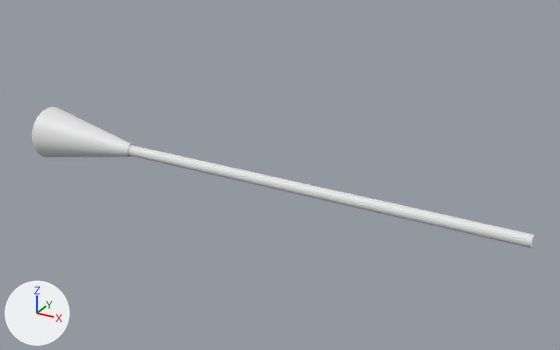
An edit to the Blender file Witches/Broom.blend, drawn before and after from the same camera.
Rendered twice from a 50 mm camera at (5.56, -10.39, 5.36) aimed at (-0.28, 0.24, 0.05). The lights are fixed; the arrows at lower left show +X, +Y and +Z.

Names of what the first picture shows: 'rod', '円柱'.
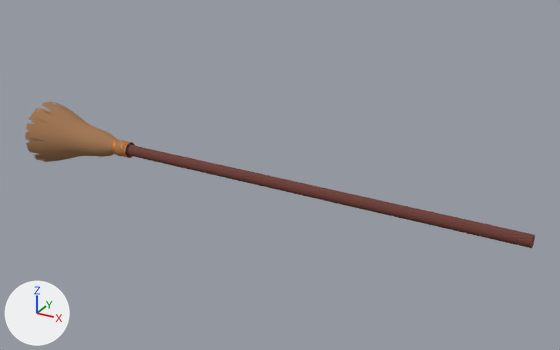
Commit message: Create base broom

Edits to the bpy script that builds the scene:
```text
Add mat_hair:
    mat_hair = principled_material('Hair')
    mat_hair.base_color = (0.375, 0.191, 0.0872)  # brown #a57953
    mat_hair.roughness = 1.0
Add mat_rod:
    mat_rod = principled_material('rod')
    mat_rod.base_color = (0.155, 0.0463, 0.0352)  # brown #6e3d35
    mat_rod.roughness = 1.0
Add mat_ring:
    mat_ring = principled_material('Ring')
    mat_ring.base_color = (0.829, 0.21, 0.0123)  # orange #eb7e1d
    mat_ring.metallic = 0.633
Change me_円柱:
    where me_円柱.from_pydata(...)  # 64 vertices, 34 faces; spans x -1.0..1.0, y -1.0..1.0, z -1.0..1.0
    add me_円柱.materials.append(mat_rod)  # brown #6e3d35
Change me_円柱_001:
    used by ob_円柱; location = (-4.29, 0.0, 0.0); rotation_euler = (0.0, 1.571, 0.0), in degrees (0, 90, 0)
    remove me_円柱_001.from_pydata(...)  # 128 vertices, 64 faces; spans x -0.5..0.5, y -0.5..0.5, z -1.0..1.0
    add me_円柱_001.from_pydata(...)  # 1114 vertices, 1024 faces; spans x -0.59..0.59, y -0.59..0.59, z -1.0..0.97
    me_円柱_001 part 1: 128 vertices removed from x -0.5..0.5, y -0.5..0.5, z -1.0..1.0; 1114 vertices added at x -0.59..0.59, y -0.59..0.59, z -1.0..0.97
    me_円柱_001 part 2: the surface is now shaded smooth
    add me_円柱_001.materials.append(mat_hair)  # brown #a57953
Add me_トーラス:
    me_トーラス.from_pydata(...)  # a torus around z (ring radius 1.0, tube radius 0.25) spanning x -1.25..1.25, y -1.25..1.25, z -0.25..0.25
    me_トーラス.polygons.foreach_set('use_smooth', [True] * 576)
    me_トーラス.materials.append(mat_ring)  # orange #eb7e1d
Add me_円柱_002:
    me_円柱_002.from_pydata(...)  # 794 vertices, 704 faces; spans x -0.591..0.591, y -0.591..0.588, z -0.999..0.369
    me_円柱_002.polygons.foreach_set('use_smooth', [True] * 704)
    me_円柱_002.materials.append(mat_hair)  # brown #a57953
Add ob_トーラス:
    ob_トーラス = bpy.data.objects.new('トーラス', me_トーラス)
    ob_トーラス.location = (-3.43, 0.0, 0.0)
    ob_トーラス.rotation_euler = (1.549, -1.512, -1.419)  # degrees (89, -87, -81)
    ob_トーラス.scale = (0.119, 0.119, 0.119)
Add ob_円柱_001:
    ob_円柱_001 = bpy.data.objects.new('円柱.001', me_円柱_002)
    ob_円柱_001.location = (-4.36, 0.0, 0.0)
    ob_円柱_001.rotation_euler = (-1.571, 3.379, -1.571)  # degrees (-90, 194, -90)
```

Where the change shows, as pixel boxes (x1, y1, x2, y2) in the pictures (560 x 350 px):
'rod', recoloured (white to brown)
    both: (125, 144, 535, 248)
'円柱', reshaped (20% taller)
    before: (32, 107, 135, 157)
    after: (28, 102, 135, 162)
'円柱.001', added
    after: (25, 102, 63, 160)
'トーラス', added
    after: (120, 141, 130, 157)
part 1 of me_円柱_001, built on
    before: (32, 107, 135, 157)
    after: (28, 102, 135, 162)
